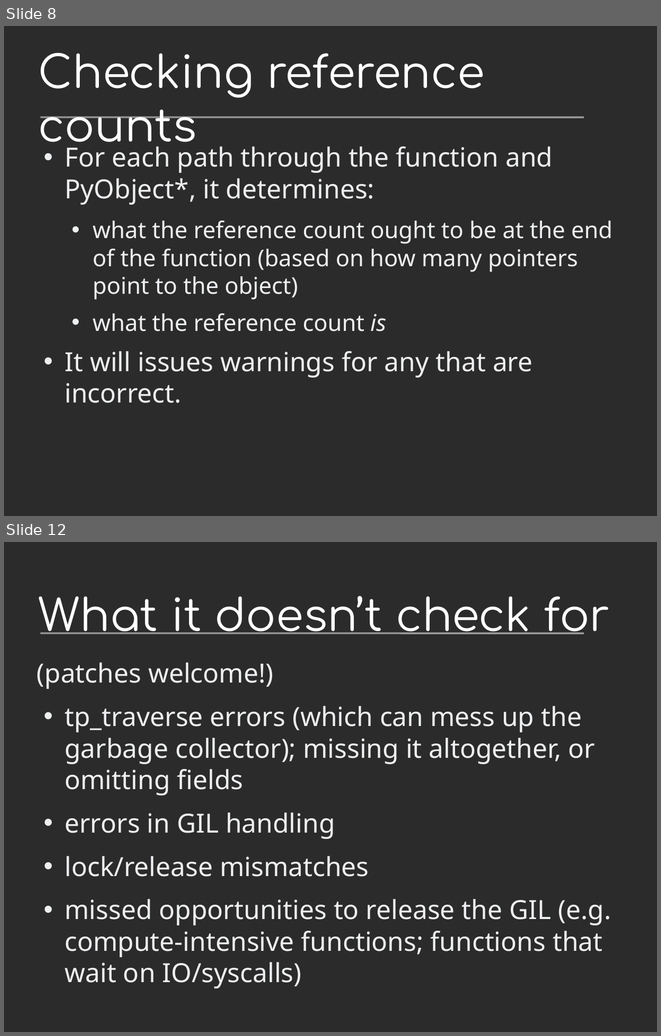
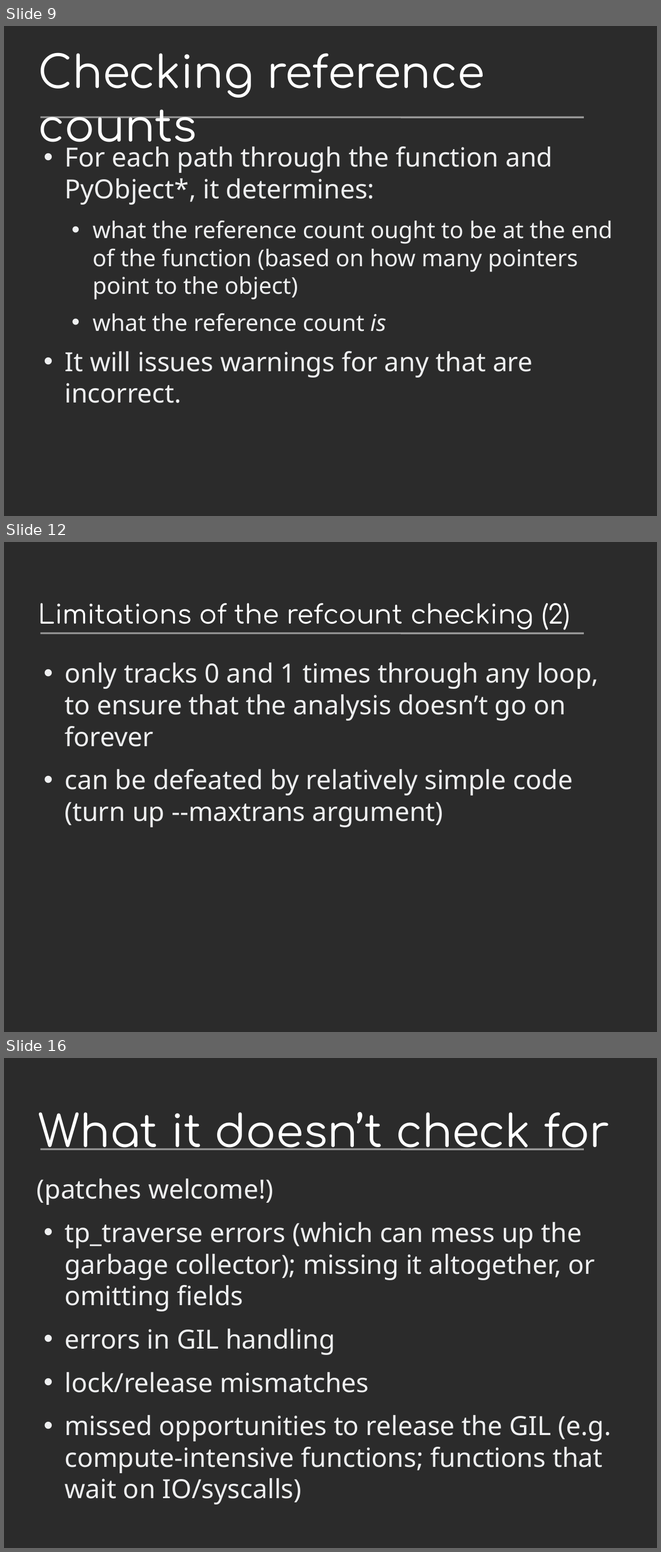
Before and after one commit to davidmalcolm/PyCon-US-2013-Talk, a slide deck: Death By 1000 Leaks - Static Analysis of Hundreds of Python Extension Modules.odp. Shown one above the other, each under a label of ours: slides 8 and 12 before the commit, slides 9, 12 and 16 after it; the slides between them are not shown. The pictures are 661x1036 and 661x1552 pixels, drawn with LibreOffice and Linux fonts; fonts in the diff are those of the drawing; background and template pictures are left out; a plain dark background stands for a picture behind light text. Boxes give left, top, right and bottom in pixels: in the first picture for what was removed or moved away, otherwise in the second. Text is boxed around its words. In the diff, an @@ line names an element or a change of style, - is before the commit and + after.

```diff
--- a/Death By 1000 Leaks - Static Analysis of Hundreds of Python Extension Modules.odp
+++ b/Death By 1000 Leaks - Static Analysis of Hundreds of Python Extension Modules.odp
@@ slide 12 added at (x1=4, y1=542, x2=657, y2=1032), background picture (left out); not listed: 1 template element that a slide beside it also shows @@
@@ title added at (x1=38, y1=603, x2=570, y2=630), 32 pt, text #FFFFFF @@
+Limitations of the refcount checking (2)
@@ text added at (x1=64, y1=662, x2=599, y2=827), 32 pt, text #EEEFF0 @@
+• only tracks 0 and 1 times through any loop, to ensure that the analysis doesn’t go on forever
+• can be defeated by relatively simple code (turn up --maxtrans argument)
@@ what was slide 8 is now slide 9 @@
@@ what was slide 12 is now slide 16 @@
```
Also in this commit, not shown: 7 slides changed, 19 other slides added, 2 other files.
